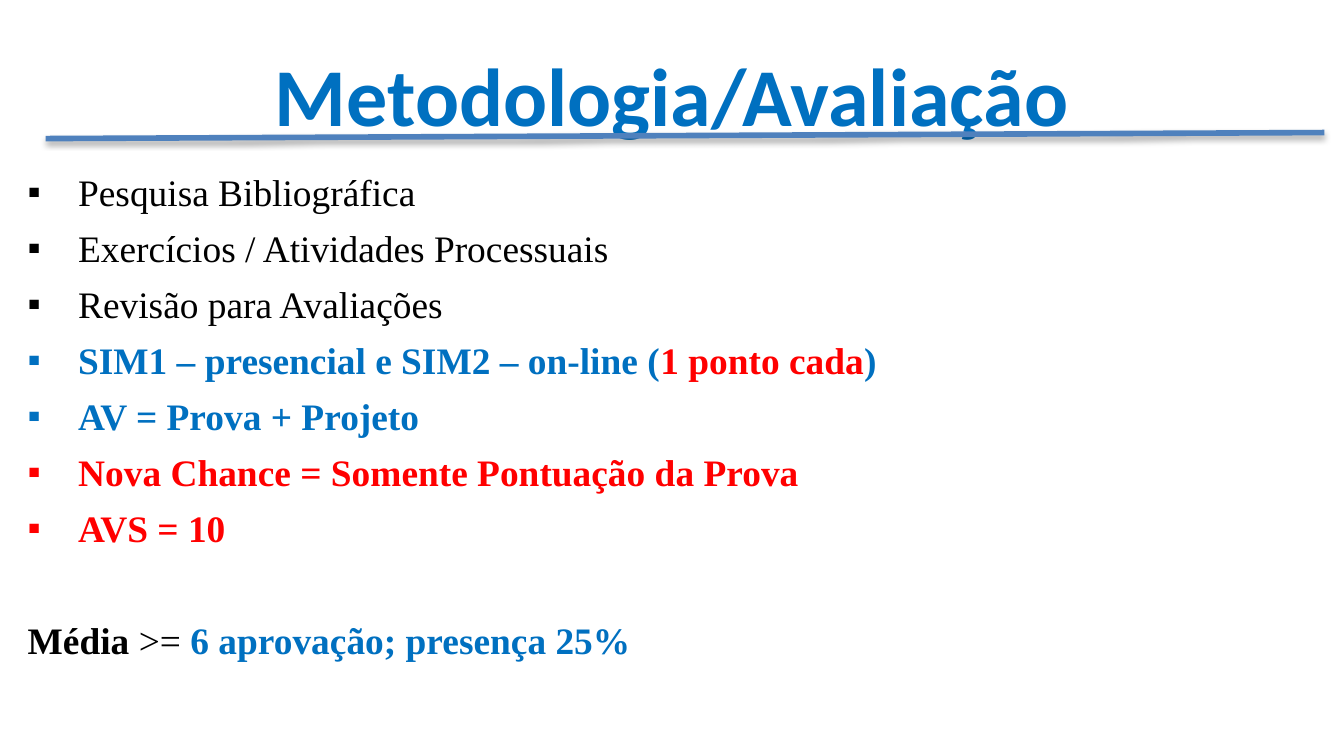
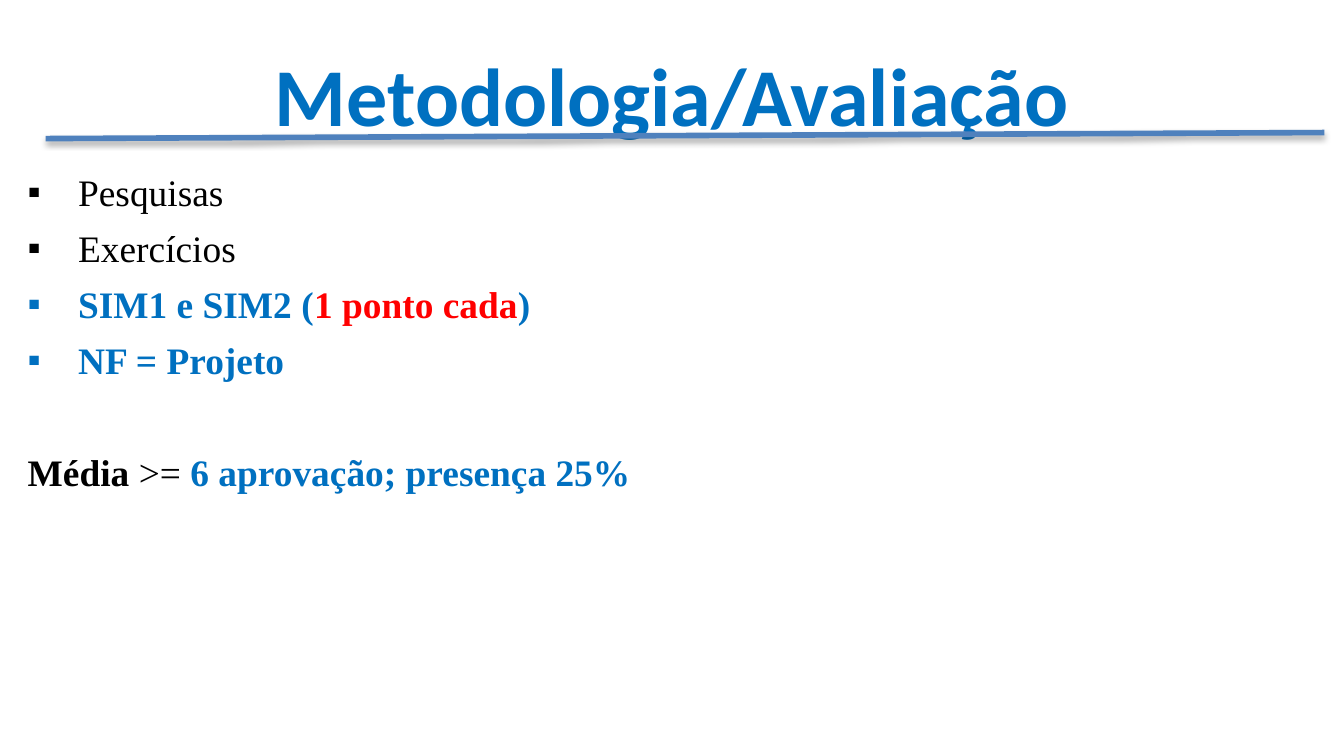
Before and after one commit to CloudEducationBrazil/WydenArea1ProgramacaoMicrocontroladores, a slide deck: slide 23 of Apresentação - Programação Microcontroladores.pptx. Drawn at 1344x756 pixels with LibreOffice and Linux fonts; fonts in the diff are those of the drawing; background and template pictures are left out. Boxes give left, top, right and bottom in pixels: in the first picture for what was removed or moved away, otherwise in the second. Text is boxed around its words. In the diff, an @@ line names an element or a change of style, - is before the commit and + after.

```diff
--- a/Apresentação - Programação Microcontroladores.pptx
+++ b/Apresentação - Programação Microcontroladores.pptx
@@ text at [78, 181, 530, 381]: text changed; text colour #000000 to #0070C0 @@
-▪ Pesquisa Bibliográfica
-▪ Exercícios / Atividades Processuais
-▪ Revisão para Avaliações
-▪ SIM1 – presencial e SIM2 – on-line (1 ponto cada)
-▪ AV = Prova + Projeto
-▪ Nova Chance = Somente Pontuação da Prova
-▪ AVS = 10
+▪ Pesquisas
+▪ Exercícios
+▪ SIM1 e SIM2 (1 ponto cada)
+▪ NF = Projeto
```
Also in this commit, not shown: 2 other slides changed, 1 slide removed.
